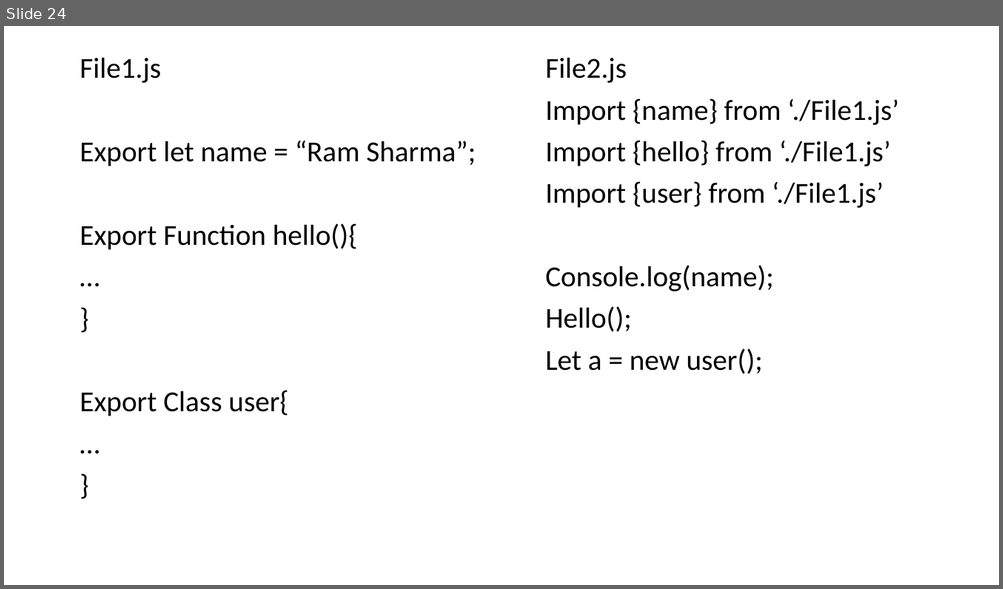
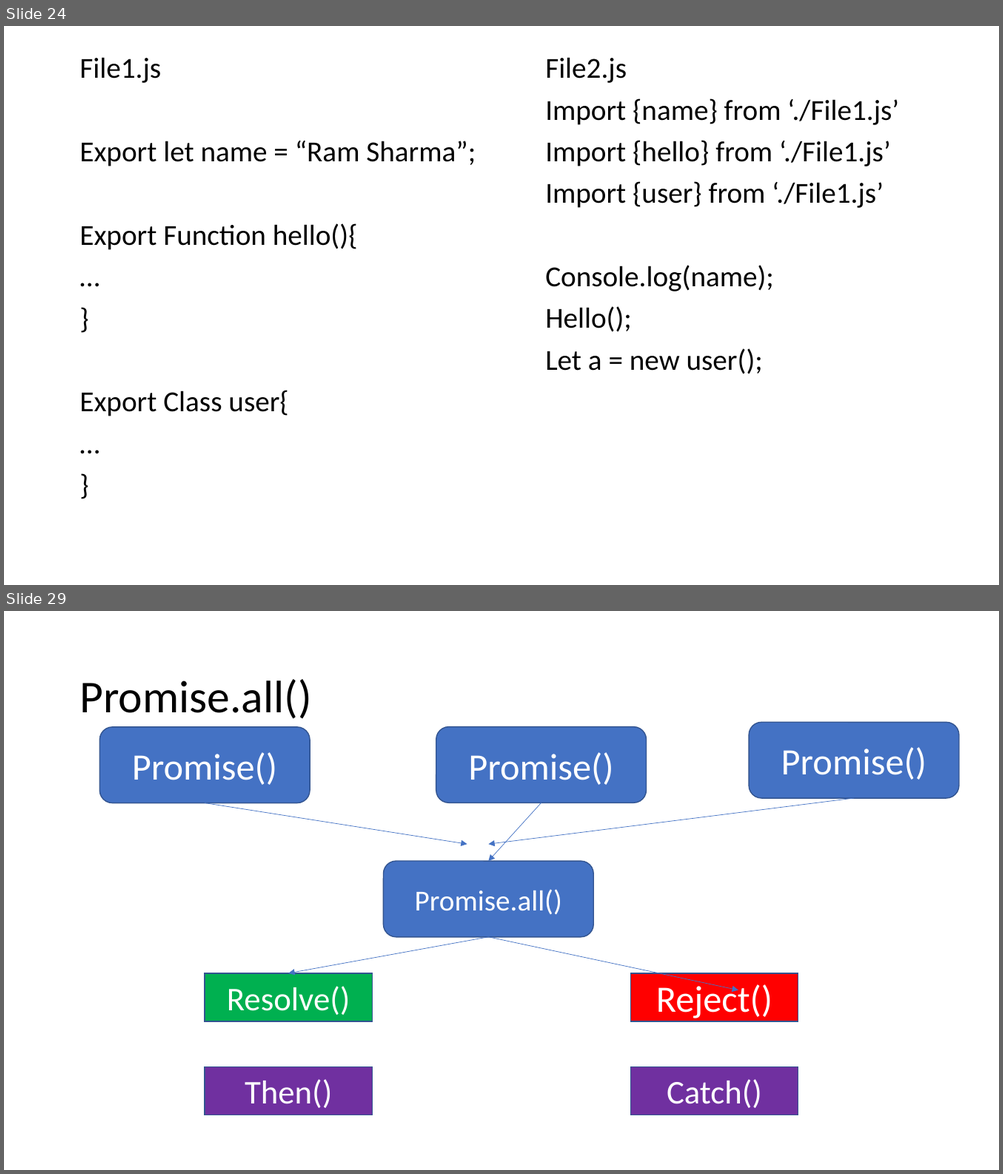
Before and after one commit to PiyushChaturvedii/Batch04, a slide deck: AdvanceJavaScript.pptx. Shown one above the other, each under a label of ours: slide 24 before the commit, slides 24 and 29 after it; the slides between them are not shown. The pictures are 1003x589 and 1003x1174 pixels, drawn with LibreOffice and Linux fonts; fonts in the diff are those of the drawing. Boxes give left, top, right and bottom in pixels: in the first picture for what was removed or moved away, otherwise in the second. Text is boxed around its words. In the diff, an @@ line names an element or a change of style, - is before the commit and + after.

```diff
--- a/AdvanceJavaScript.pptx
+++ b/AdvanceJavaScript.pptx
@@ slide 29 added at (4, 611, 999, 1170), background #FFFFFF @@
@@ title added at (79, 679, 311, 719), 44 pt, text #000000 @@
+Promise.all()
@@ rounded rectangle added at (99, 727, 310, 803), fill #4472C4, outline #325491 1 pt, 36 pt, text #FFFFFF @@
+Promise()
@@ rounded rectangle added at (436, 726, 646, 803), fill #4472C4, outline #325491 1 pt, 36 pt, text #FFFFFF @@
+Promise()
@@ rounded rectangle added at (748, 722, 959, 798), fill #4472C4, outline #325491 1 pt, 36 pt, text #FFFFFF @@
+Promise()
@@ arrow added from (205, 803) to (467, 845), #4472C4 0.5 pt @@
@@ arrow added from (541, 803) to (488, 861), #4472C4 0.5 pt @@
@@ arrow added from (854, 798) to (488, 845), #4472C4 0.5 pt @@
@@ rounded rectangle added at (383, 861, 594, 937), fill #4472C4, outline #325491 1 pt, 28 pt, text #FFFFFF @@
+Promise.all()
@@ arrow added from (488, 937) to (288, 974), #4472C4 0.5 pt @@
@@ arrow added from (488, 937) to (738, 991), #4472C4 0.5 pt @@
@@ rectangle added at (205, 974, 372, 1022), fill #00B050, outline #325491 1 pt, 32 pt, text #FFFFFF @@
+Resolve()
@@ rectangle added at (631, 974, 798, 1022), fill #FF0000, outline #325491 1 pt, 36 pt, text #FFFFFF @@
+Reject()
@@ rectangle added at (205, 1068, 372, 1116), fill #7030A0, outline #325491 1 pt, 32 pt, text #FFFFFF @@
+Then()
@@ rectangle added at (631, 1068, 798, 1116), fill #7030A0, outline #325491 1 pt, 32 pt, text #FFFFFF @@
+Catch()
```
Also in this commit, not shown: 9 other slides added, 8 other files.
